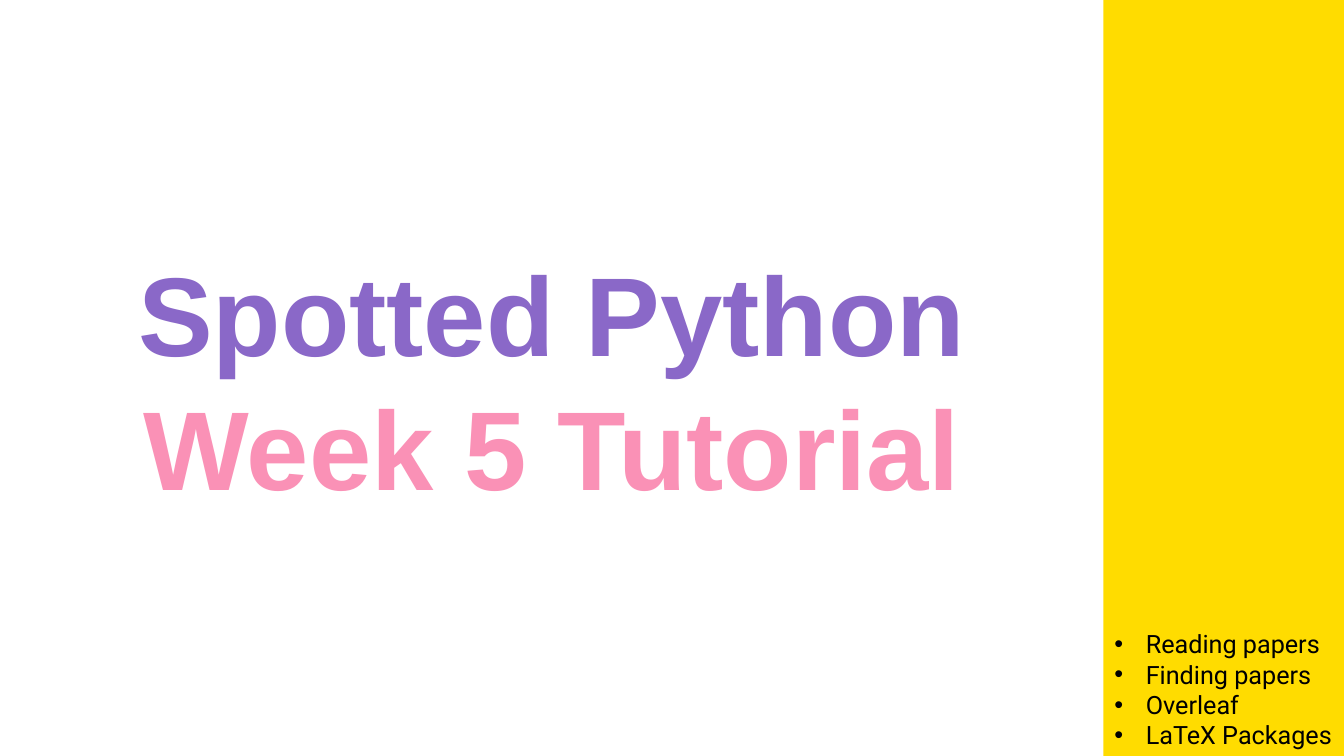
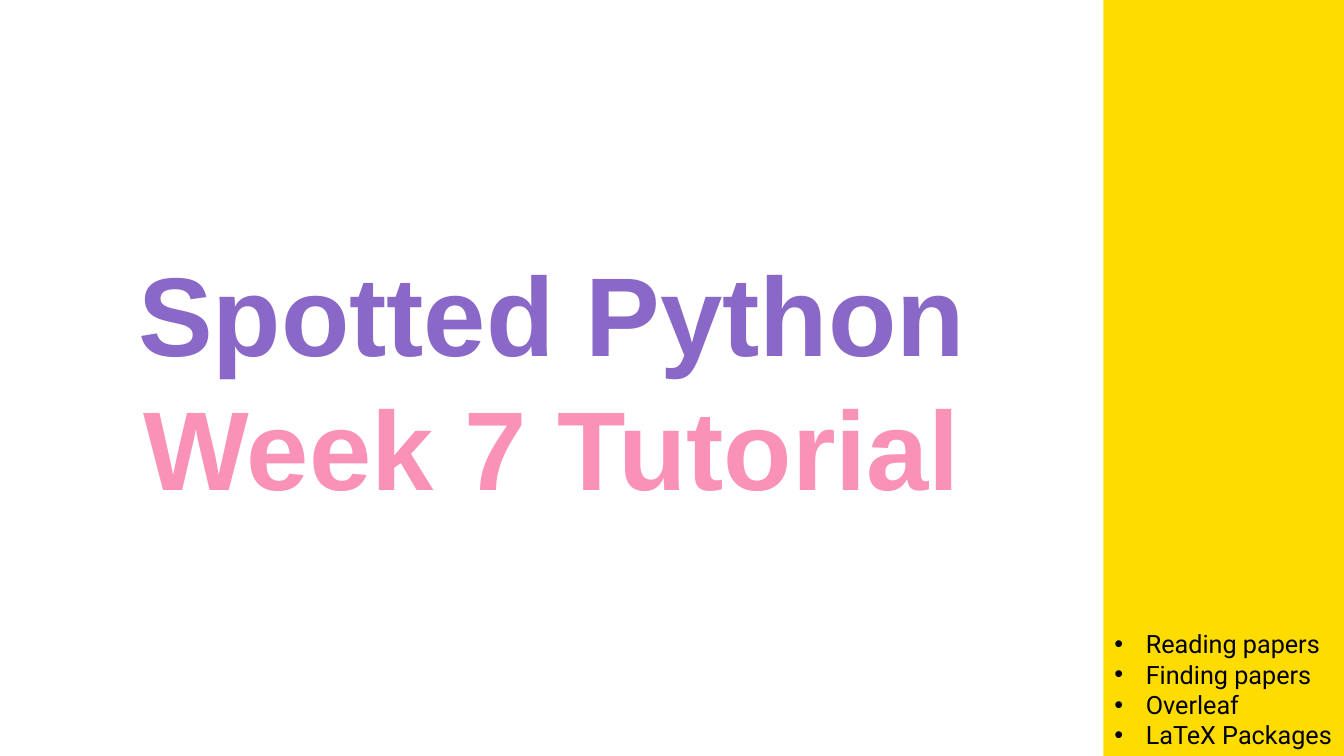
Before and after one commit to mithebell/PHYS3116, a slide deck: slide 1 of Week 7/wk7_PHYS3116_2025T3_tutorial_slides.pptx. Drawn at 1344x756 pixels with LibreOffice and Linux fonts; fonts in the diff are those of the drawing; background and template pictures are left out. Boxes give left, top, right and bottom in pixels: in the first picture for what was removed or moved away, otherwise in the second. Text is boxed around its words. In the diff, an @@ line names an element or a change of style, - is before the commit and + after.

Commit message:
updated slides

```diff
--- a/Week 7/wk7_PHYS3116_2025T3_tutorial_slides.pptx
+++ b/Week 7/wk7_PHYS3116_2025T3_tutorial_slides.pptx
@@ text at box(138, 275, 965, 491): text changed @@
-Spotted Python
-Week 5 Tutorial
+Spotted Python
+Week 7 Tutorial
```
Also in this commit, not shown: 1 other file.
